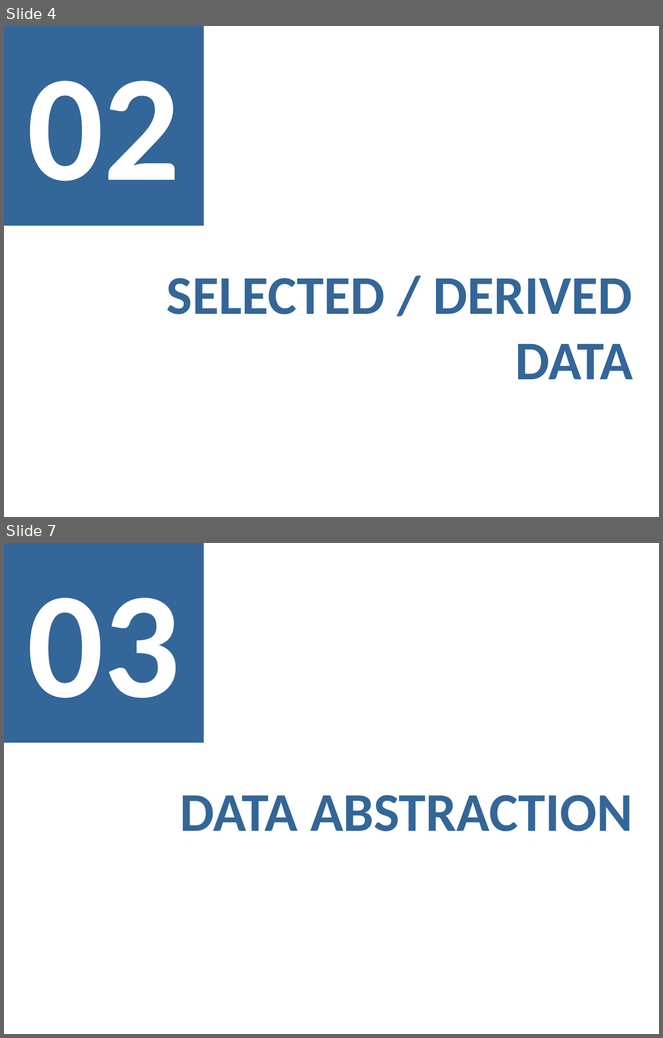
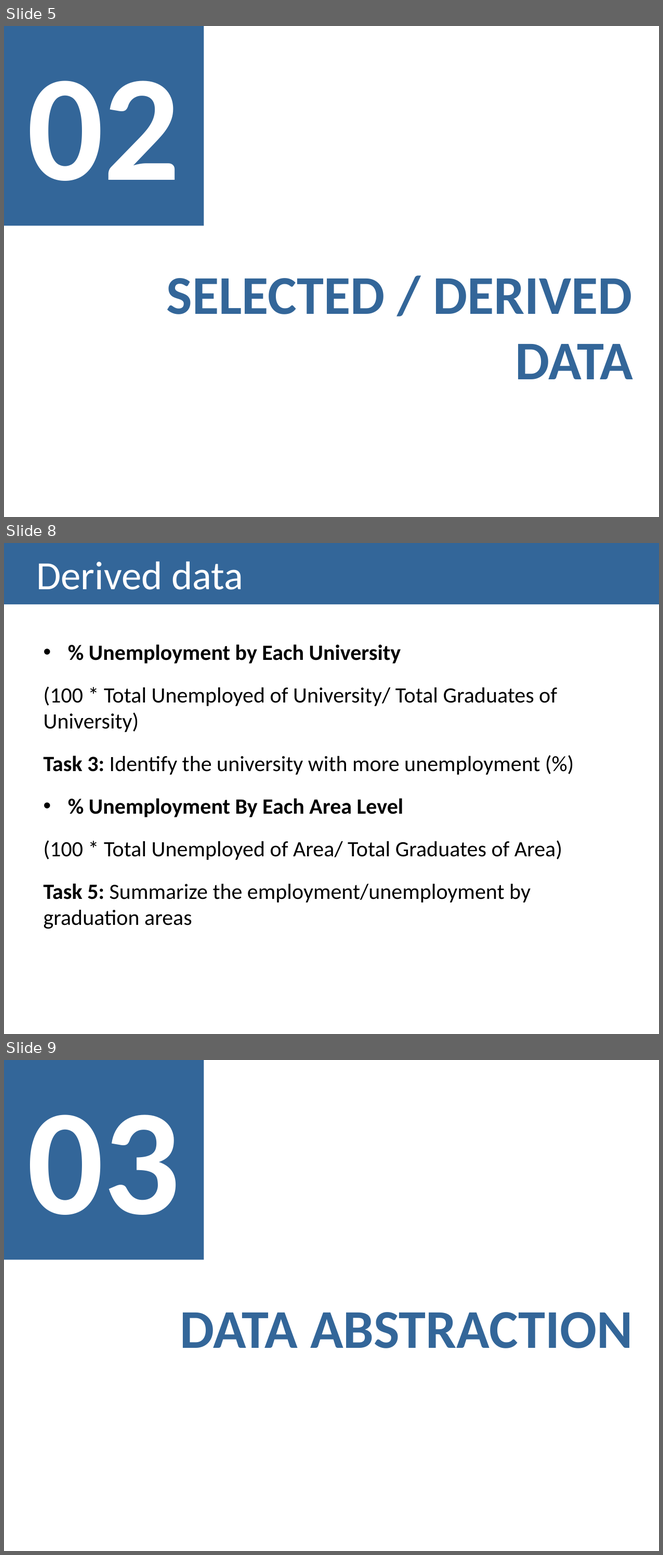
Before and after one commit to Strabox/Higher-Education-Unemployment-Portugal, a slide deck: II-Checkpoint/II-Checkpoint Presentation.pptx. Shown one above the other, each under a label of ours: slides 4 and 7 before the commit, slides 5, 8 and 9 after it; the slides between them are not shown. The pictures are 663x1038 and 663x1555 pixels, drawn with LibreOffice and Linux fonts; fonts in the diff are those of the drawing. Boxes give left, top, right and bottom in pixels: in the first picture for what was removed or moved away, otherwise in the second. Text is boxed around its words. In the diff, an @@ line names an element or a change of style, - is before the commit and + after.

```diff
--- a/II-Checkpoint/II-Checkpoint Presentation.pptx
+++ b/II-Checkpoint/II-Checkpoint Presentation.pptx
@@ slide 8 added at bbox=[4, 543, 659, 1034], background #FFFFFF @@
@@ title added at bbox=[4, 543, 659, 604], fill #336699, 44 pt, text #FFFFFF @@
+Derived data
@@ text added at bbox=[44, 644, 562, 929], 24 pt, text #000000 @@
+• % Unemployment by Each University
+(100 * Total Unemployed of University/ Total Graduates of University)
+Task 3: Identify the university with more unemployment (%)
+• % Unemployment By Each Area Level
+(100 * Total Unemployed of Area/ Total Graduates of Area)
+Task 5: Summarize the employment/unemployment by graduation areas
@@ what was slide 4 is now slide 5 @@
@@ what was slide 7 is now slide 9 @@
```
Also in this commit, not shown: 4 slides changed, 1 other slide added.
